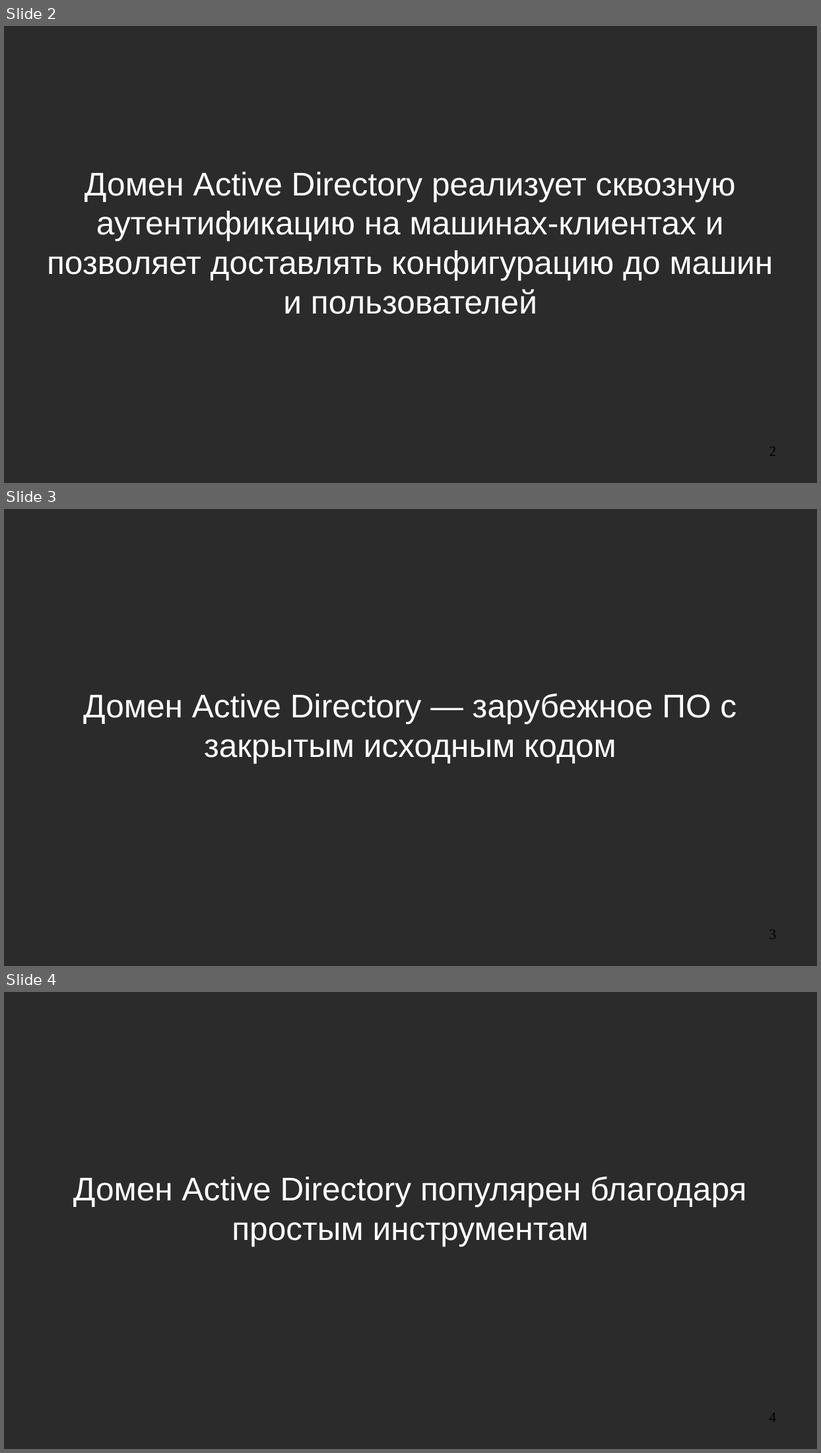
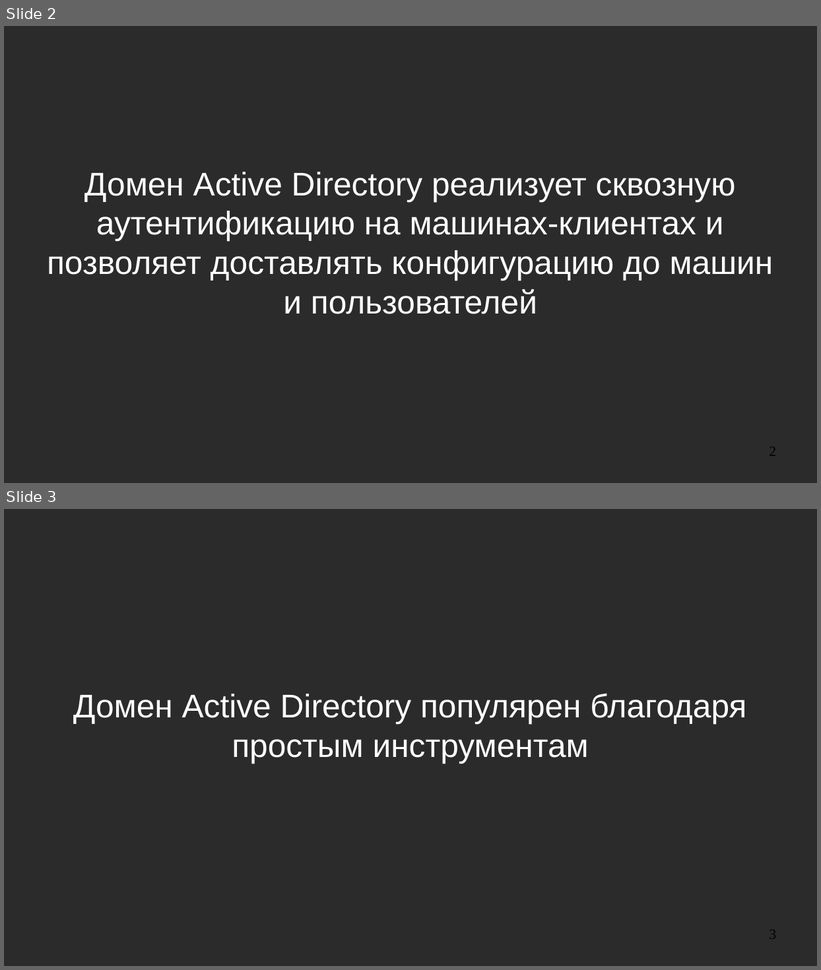
Before and after one commit to NIR-Ginko/presentations, a slide deck: 2020-11-05 Group Policies in ALT/abstract.odp. Shown one above the other, each under a label of ours: slides 2, 3 and 4 before the commit, slides 2 and 3 after it. The pictures are 821x1453 and 821x970 pixels, drawn with LibreOffice and Linux fonts; fonts in the diff are those of the drawing; background and template pictures are left out; a plain dark background stands for a picture behind light text. Boxes give left, top, right and bottom in pixels: in the first picture for what was removed or moved away, otherwise in the second. Text is boxed around its words. In the diff, an @@ line names an element or a change of style, - is before the commit and + after.

```diff
--- a/2020-11-05 Group Policies in ALT/abstract.odp
+++ b/2020-11-05 Group Policies in ALT/abstract.odp
@@ slide 3 removed at (4, 509, 817, 966), background picture (left out) @@
@@ subtitle removed at (83, 693, 737, 764) @@
-Домен Active Directory — зарубежное ПО с закрытым исходным кодом
@@ page number removed at (769, 930, 776, 939) @@
-3
@@ what was slide 4 is now slide 3 @@
@@ page number at (769, 930, 776, 939): text changed @@
-4
+3
```
Also in this commit, not shown: 5 slides changed.
